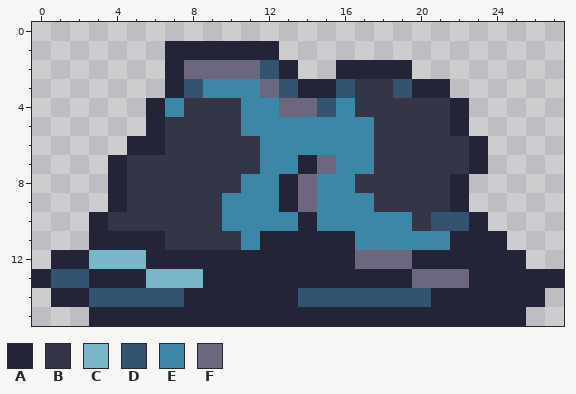
File history of a pixel-art file, BillusBucket/Assets/Sources/bucket-burned.aseprite. The first picture shows the starting point.
28x16 pixels, 1 frame.
Palette (. is transparent): A #232438  B #353548  C #77b7c8  D #34536f  E #3c86a7  F #6c667f
Pixels before, first column x 0:
 1 .......AAAAAA...............
 2 .......AFFFFDA..AAAA........
 3 .......ADEEEFDAADBBDAA......
 4 ......AEBBBEEFFDEBBBBBA.....
 5 ......ABBBBEEEEEEEBBBBA.....
 6 .....AABBBBBEEEEEEBBBBBA....
 7 ....ABBBBBBBEEAFEEBBBBBA....
 8 ....ABBBBBBEEAFEEBBBBBA.....
 9 ....ABBBBBEEEAFEEEBBBBA.....
10 ...ABBBBBBEEEEAEEEEEBDDA....
11 ...AAAABBBBEAAAAAEEEEEAAA...
12 .AACCCAAAAAAAAAAAFFFAAAAAA..
13 ADDAAACCCAAAAAAAAAAAFFFAAAAA
14 .AADDDDDAAAAAADDDDDDDAAAAAA.
15 ...AAAAAAAAAAAAAAAAAAAAAAA..
And afterwards:
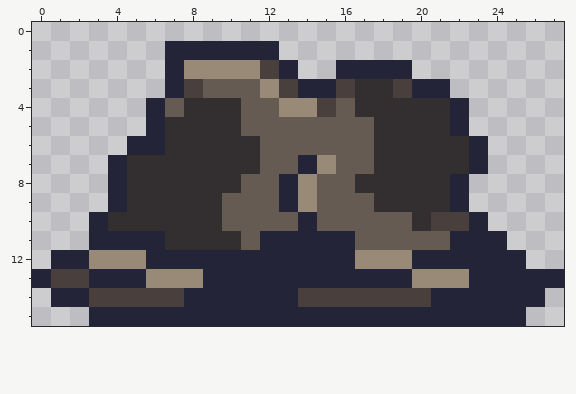
Edits made:
colour B: #353548 -> #332e30
colour D: #34536f -> #49403e
colour E: #3c86a7 -> #665b53
colour F: #6c667f -> #998a77
y 12: x 3..5 CCC -> FFF
y 13: x 6..8 CCC -> FFF
